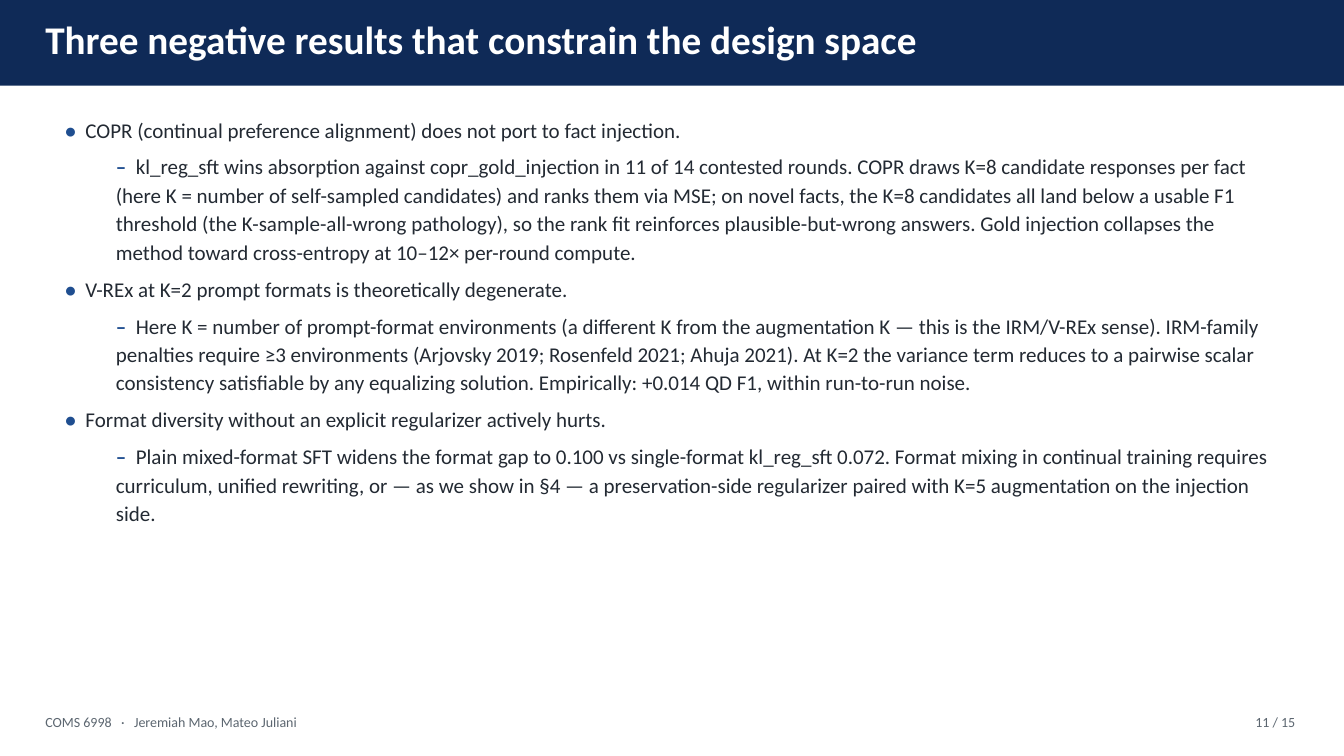
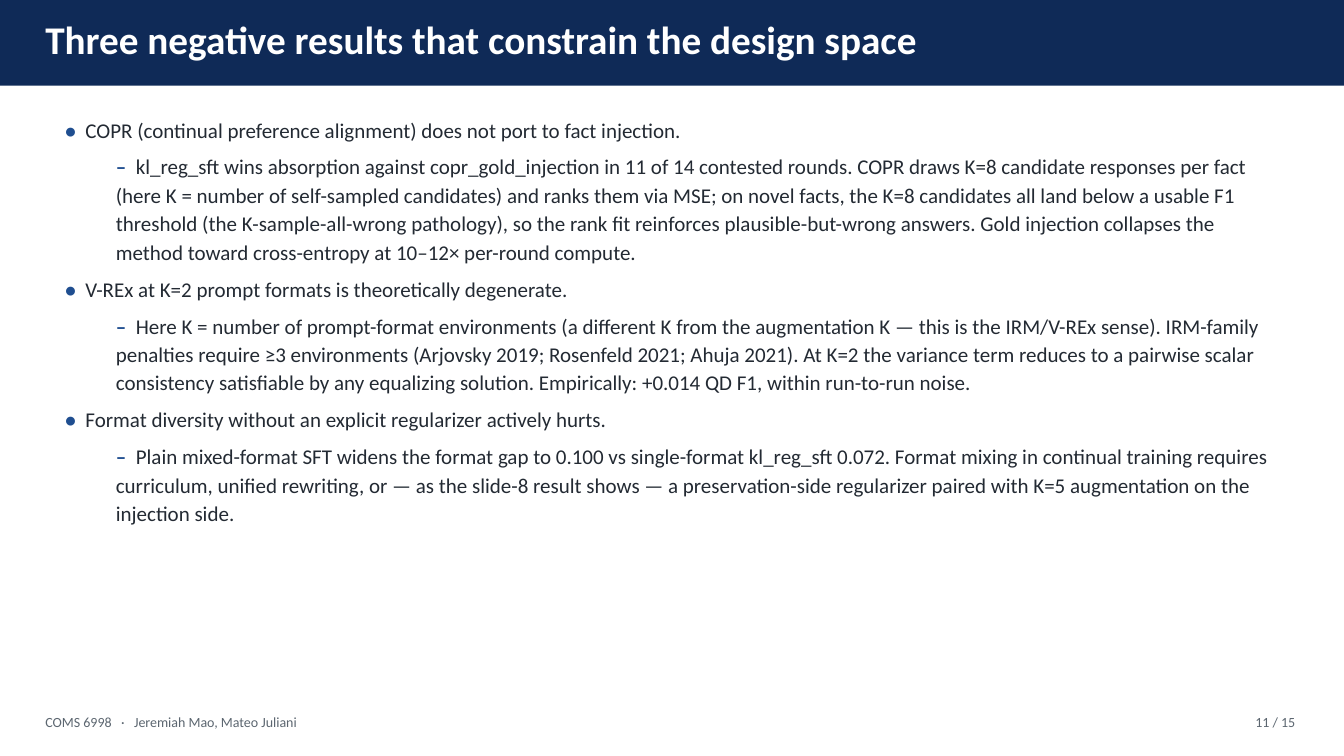
Before and after one commit to jeremiahmao/still-on-task-llm, a slide deck: slide 11 of paper_slides/synergy_deck.pptx. Drawn at 1344x756 pixels with LibreOffice and Linux fonts; fonts in the diff are those of the drawing. Boxes give left, top, right and bottom in pixels: in the first picture for what was removed or moved away, otherwise in the second. Text is boxed around its words. In the diff, an @@ line names an element or a change of style, - is before the commit and + after.

```diff
--- a/paper_slides/synergy_deck.pptx
+++ b/paper_slides/synergy_deck.pptx
@@ text at bbox=[116, 449, 1267, 525]: text changed @@
-  – Plain mixed-format SFT widens the format gap to 0.100 vs single-format kl_reg_sft 0.072. Format mixing in continual training requires curriculum, unified rewriting, or — as we show in §4 — a preservation-side regularizer paired with K=5 augmentation on the injection side.
+  – Plain mixed-format SFT widens the format gap to 0.100 vs single-format kl_reg_sft 0.072. Format mixing in continual training requires curriculum, unified rewriting, or — as the slide-8 result shows — a preservation-side regularizer paired with K=5 augmentation on the injection side.
```
Also in this commit, not shown: 2 other slides changed, 1 other file.
